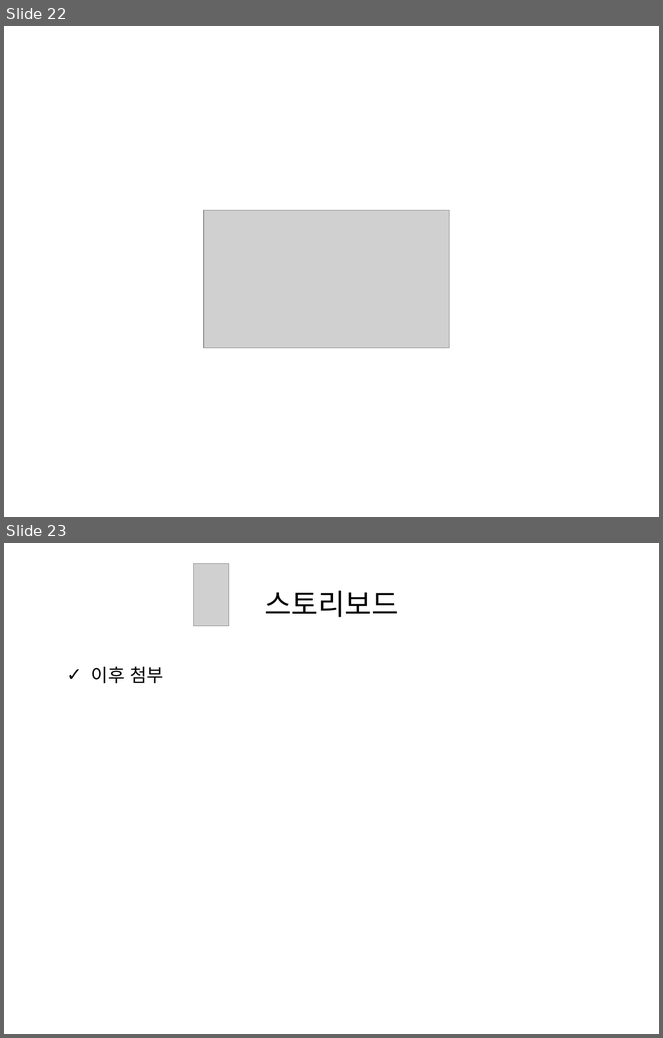
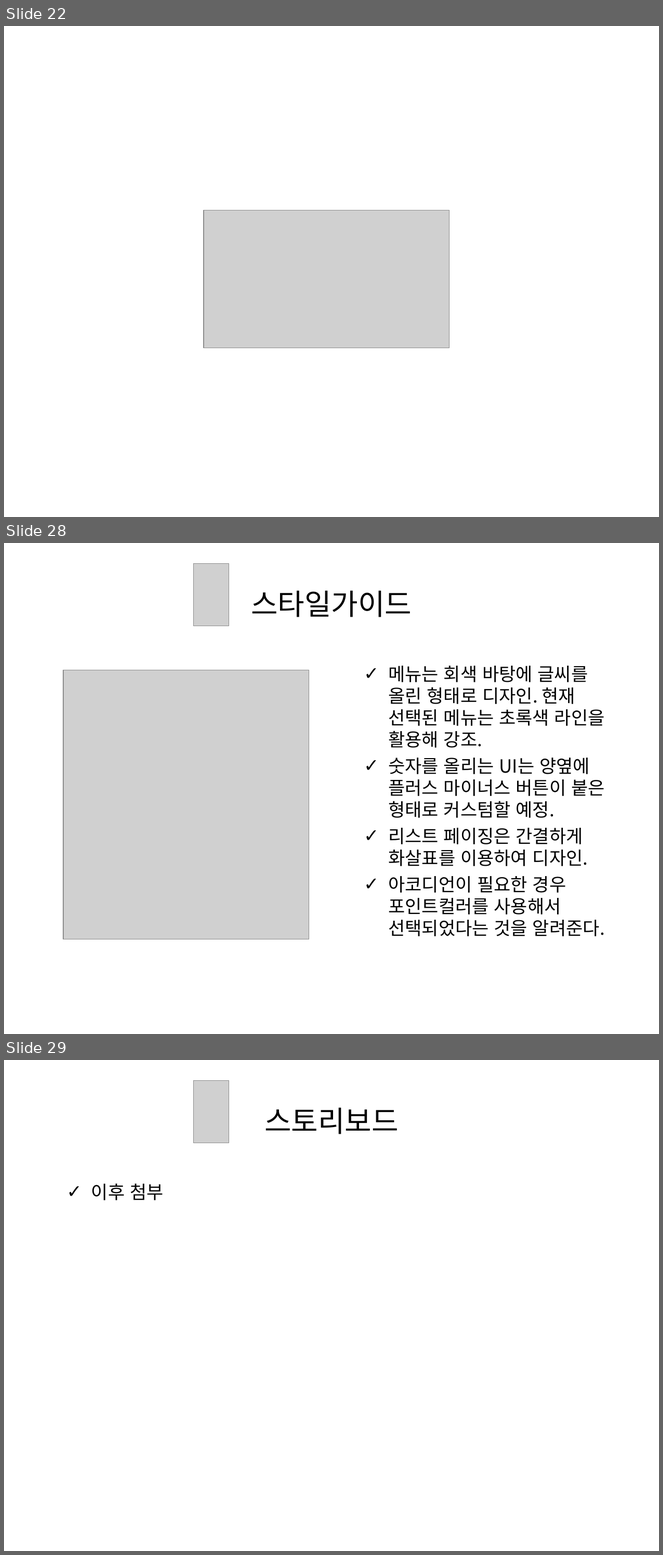
Before and after one commit to grapePrince/planthounse, a slide deck: presentation/디자인발표.ppt. Shown one above the other, each under a label of ours: slides 22 and 23 before the commit, slides 22, 28 and 29 after it; the slides between them are not shown. The pictures are 663x1038 and 663x1555 pixels, drawn with LibreOffice and Linux fonts; fonts in the diff are those of the drawing; grey boxes stand for pictures. Boxes give left, top, right and bottom in pixels: in the first picture for what was removed or moved away, otherwise in the second. Text is boxed around its words. In the diff, an @@ line names an element or a change of style, - is before the commit and + after.

```diff
--- a/presentation/디자인발표.ppt
+++ b/presentation/디자인발표.ppt
@@ slide 28 added at (4, 543, 659, 1034), background #FFFFFF @@
@@ picture added at (193, 563, 229, 626) @@
@@ title added at (251, 590, 412, 617), 32 pt, text #000000 @@
+스타일가이드
@@ text added at (388, 666, 605, 937), 20 pt, text #000000 @@
+✓ 메뉴는 회색 바탕에 글씨를 올린 형태로 디자인. 현재 선택된 메뉴는 초록색 라인을 활용해 강조.
+✓ 숫자를 올리는 UI는 양옆에 플러스 마이너스 버튼이 붙은 형태로 커스텀할 예정.
+✓ 리스트 페이징은 간결하게 화살표를 이용하여 디자인.
+✓ 아코디언이 필요한 경우 포인트컬러를 사용해서 선택되었다는 것을 알려준다.
@@ picture added at (63, 670, 309, 939) @@
@@ what was slide 23 is now slide 29 @@
```
Also in this commit, not shown: 5 other slides added, 2 other files.
